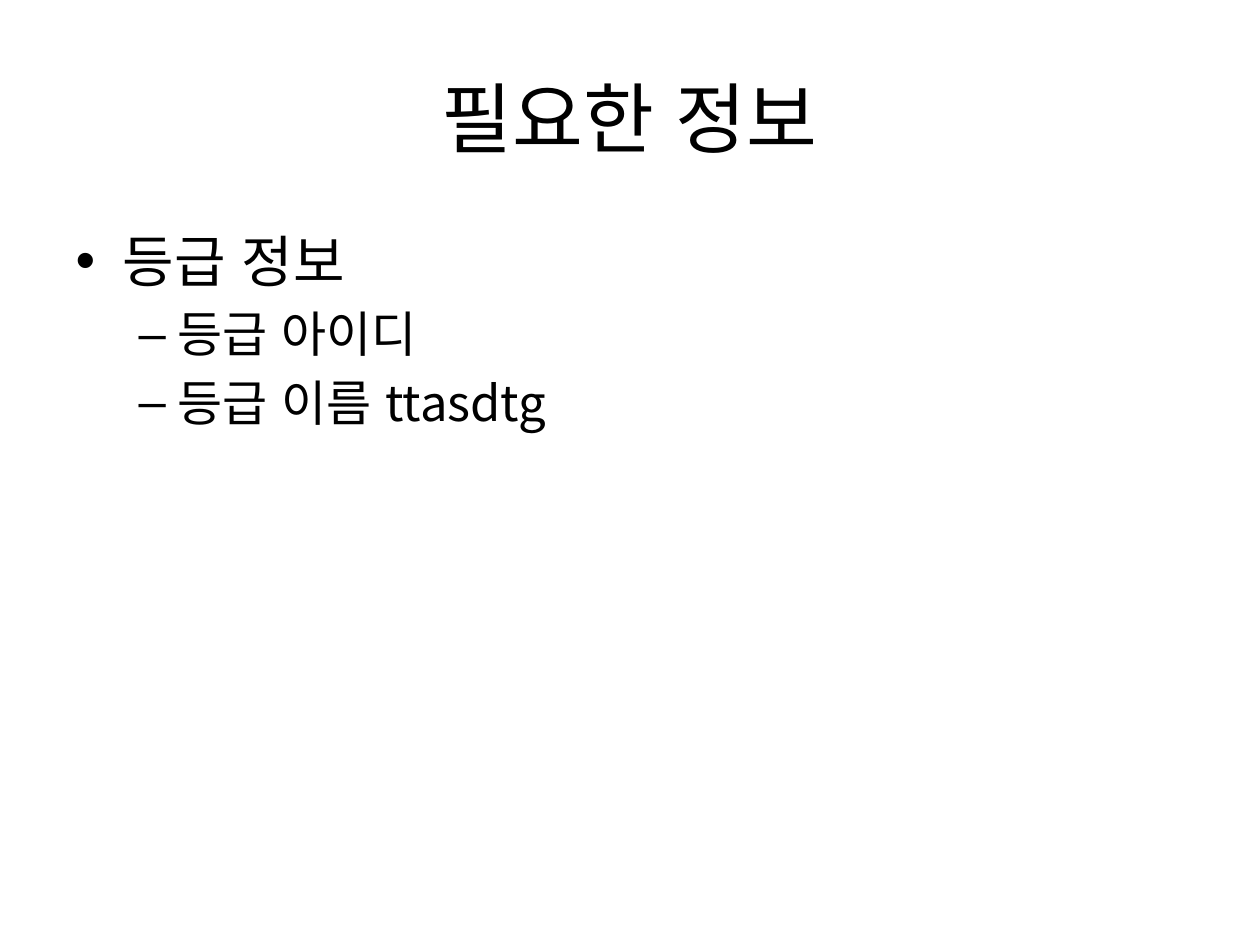
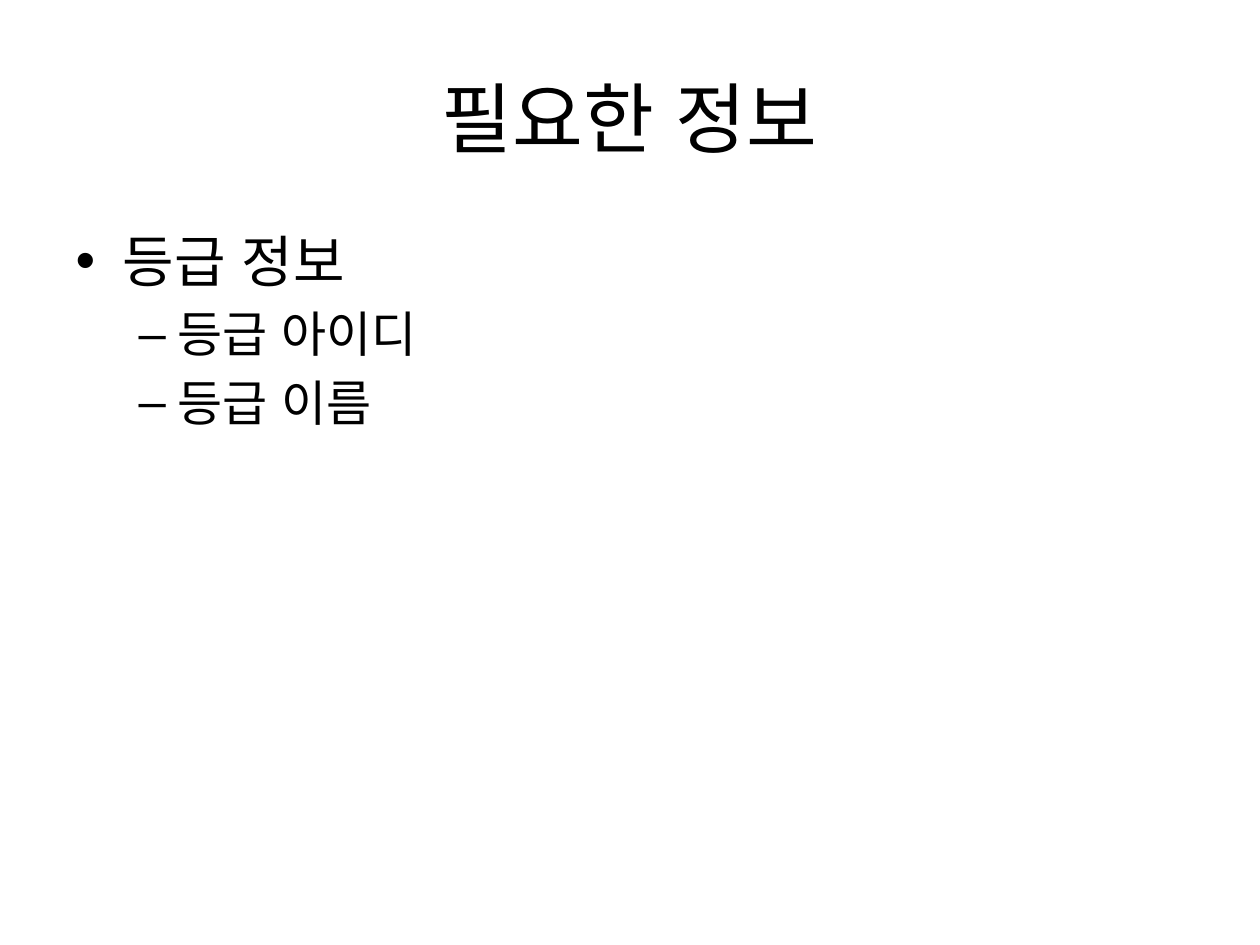
Before and after one commit to mulcamptest/study, a slide deck: slide 1 of Danceple/DB설계.pptx. Drawn at 1260x945 pixels with LibreOffice and Linux fonts; fonts in the diff are those of the drawing. Boxes give left, top, right and bottom in pixels: in the first picture for what was removed or moved away, otherwise in the second. Text is boxed around its words. In the diff, an @@ line names an element or a change of style, - is before the commit and + after.

```diff
--- a/Danceple/DB설계.pptx
+++ b/Danceple/DB설계.pptx
@@ text at [178, 380, 372, 425]: text changed @@
-  – 등급 이름 ttasdtg
+  – 등급 이름
```
Also in this commit, not shown: 11 other files.
